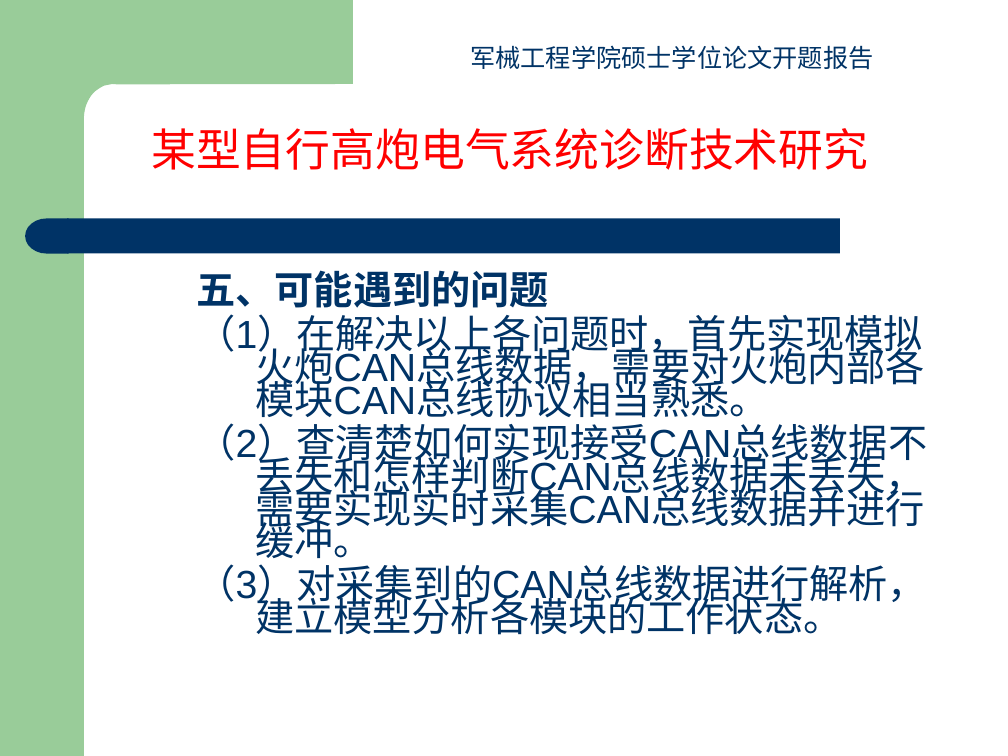
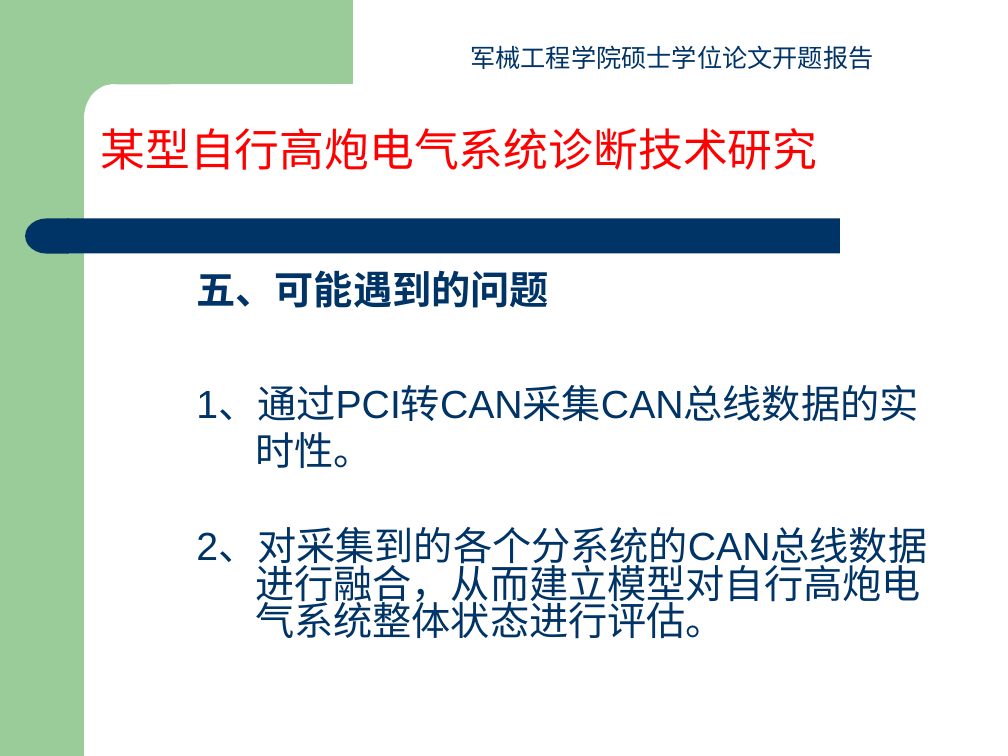
Before and after one commit to yangfan16860/Paper, a slide deck: slide 17 of 开题报告杨帆.ppt (slide 14 before the commit). Drawn at 1008x756 pixels with LibreOffice and Linux fonts; fonts in the diff are those of the drawing. Boxes give left, top, right and bottom in pixels: in the first picture for what was removed or moved away, otherwise in the second. Text is boxed around its words. In the diff, an @@ line names an element or a change of style, - is before the commit and + after.

Commit message:
9月21日
改动了一点，但是文献综述有点问题，算了，也不想动了。也不是很重要。

```diff
--- a/开题报告杨帆.ppt
+++ b/开题报告杨帆.ppt
@@ text "某型自行高炮电气系统诊断技术研究" moved from (x1=151, y1=128, x2=868, y2=170) to (x1=100, y1=128, x2=817, y2=170) @@
@@ text at (x1=196, y1=387, x2=927, y2=639): text changed @@
-（1）在解决以上各问题时，首先实现模拟火炮CAN总线数据，需要对火炮内部各模块CAN总线协议相当熟悉。
-（2）查清楚如何实现接受CAN总线数据不丢失和怎样判断CAN总线数据未丢失，需要实现实时采集CAN总线数据并进行缓冲。
-（3）对采集到的CAN总线数据进行解析，建立模型分析各模块的工作状态。
+1、通过PCI转CAN采集CAN总线数据的实时性。
+2、对采集到的各个分系统的CAN总线数据进行融合，从而建立模型对自行高炮电气系统整体状态进行评估。
```
Also in this commit, not shown: 9 other slides changed, 5 slides added, 2 slides removed, 4 other files.
